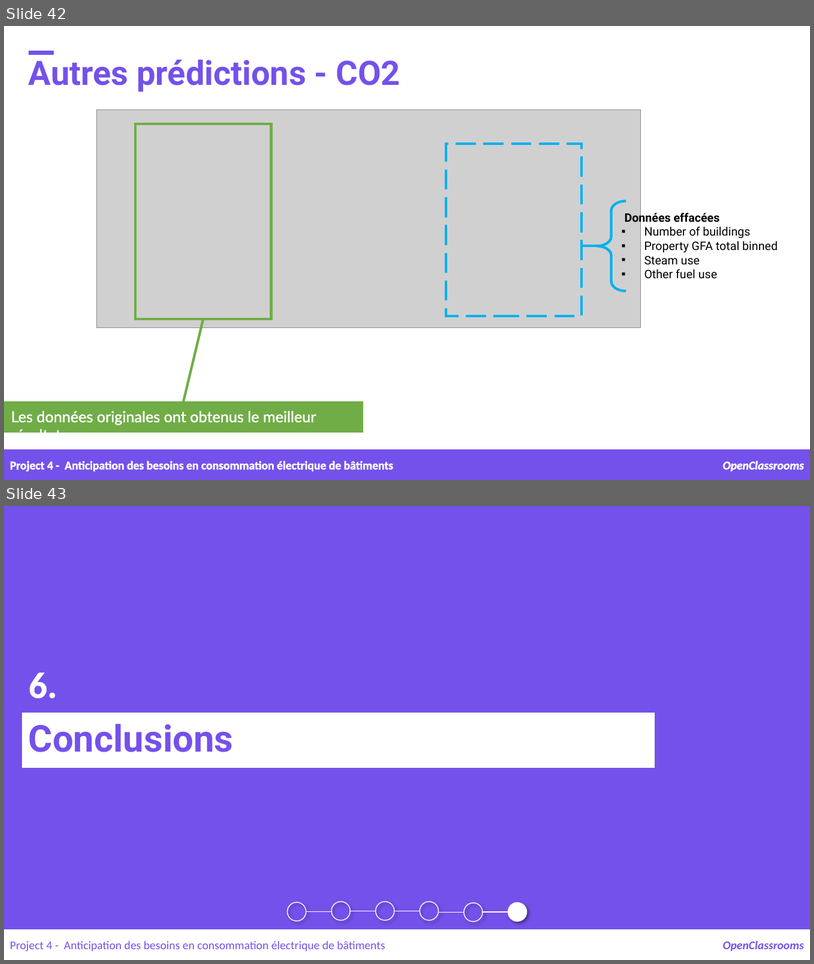
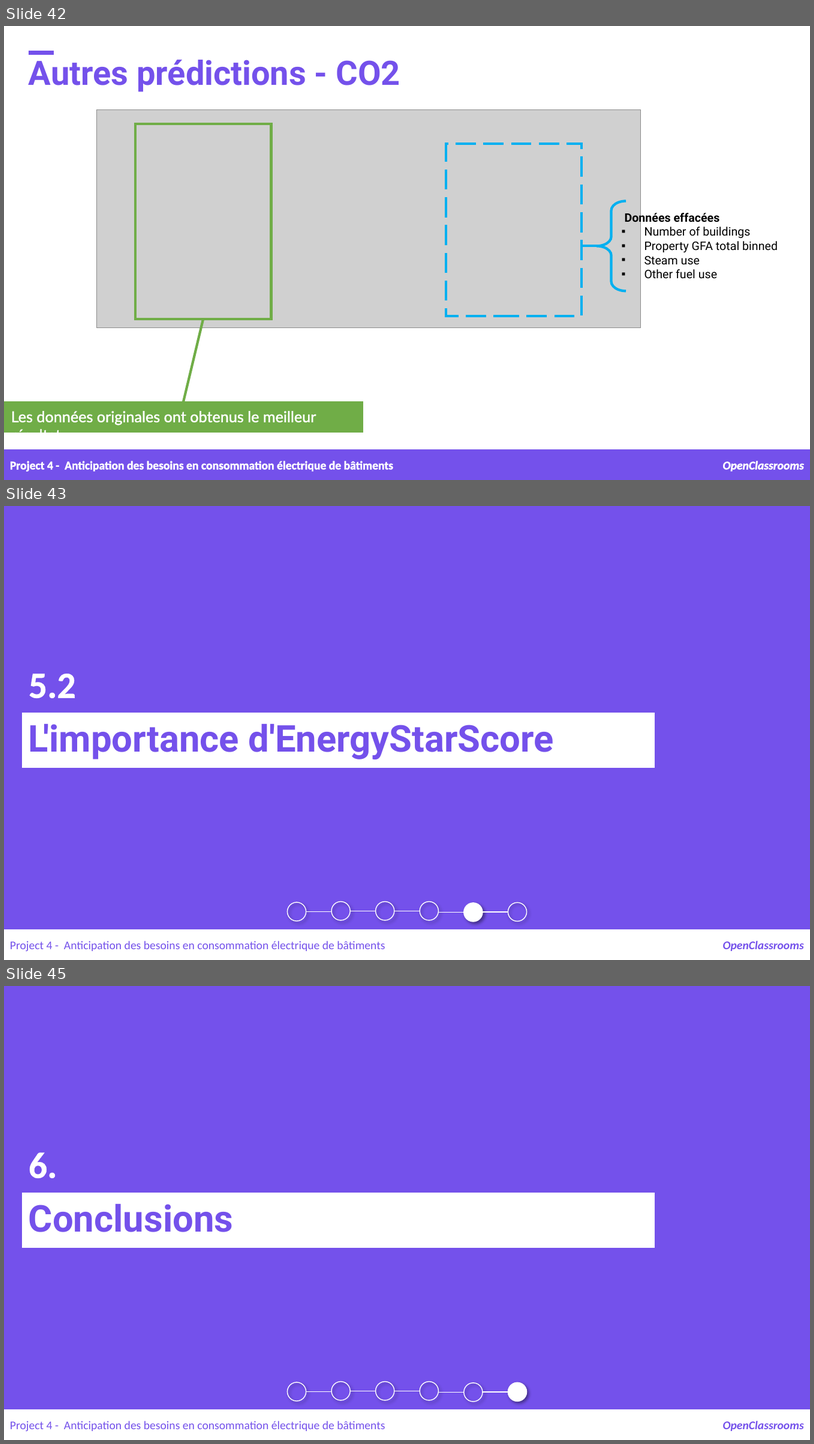
Before and after one commit to samirhinojosa/OC-P4-consumption-needs-of-buildings, a slide deck: supports/P4_presentation v1.pptx. Shown one above the other, each under a label of ours: slides 42 and 43 before the commit, slides 42, 43 and 45 after it; the slides between them are not shown. The pictures are 814x964 and 814x1444 pixels, drawn with LibreOffice and Linux fonts; fonts in the diff are those of the drawing; grey boxes stand for pictures; background and template pictures are left out. Boxes give left, top, right and bottom in pixels: in the first picture for what was removed or moved away, otherwise in the second. Text is boxed around its words. In the diff, an @@ line names an element or a change of style, - is before the commit and + after.

```diff
--- a/supports/P4_presentation v1.pptx
+++ b/supports/P4_presentation v1.pptx
@@ slide 43 added at [4,506,810,960], background #7451EB @@
@@ text added at [29,673,76,698], 44 pt, text #FFFFFF, bold @@
+5.2
@@ rectangle added at [23,713,655,768], fill #FFFFFF, outline #FFFFFF 0.75 pt, 44 pt, text #7451EB, bold @@
+L'importance d'EnergyStarScore
@@ group added at [288,901,527,930]: 6 lines, 6 ellipses @@
@@ rectangle added at [4,930,810,960], fill #FFFFFF, outline #FFFFFF 1 pt @@
@@ text added at [10,940,385,951], 14 pt, text #7451EB @@
+Project 4 - Anticipation des besoins en consommation électrique de bâtiments
@@ text added at [723,940,804,951], 14 pt, text #7451EB, bold, italic @@
+OpenClassrooms
@@ what was slide 43 is now slide 45 @@
```
Also in this commit, not shown: 1 other slide added, 33 other files.
